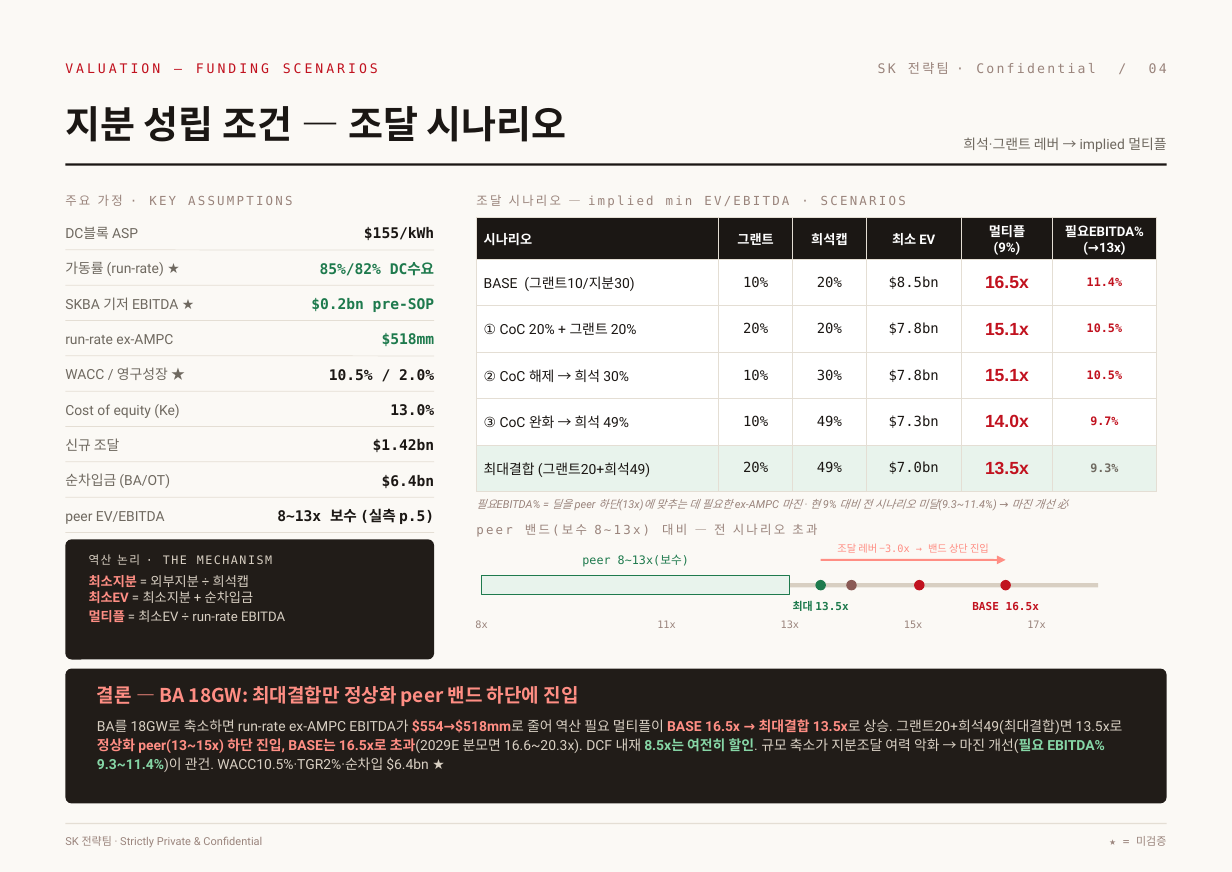
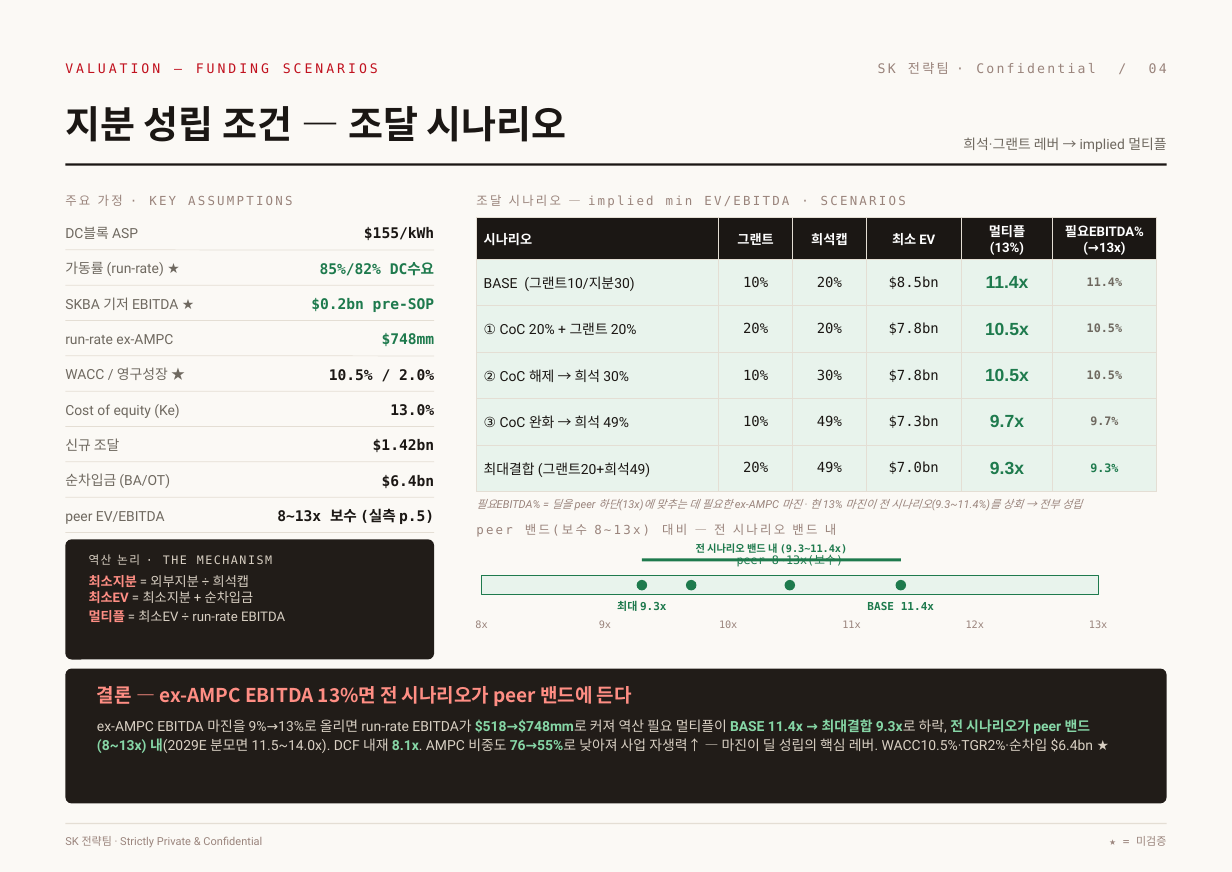
Before and after one commit to ljmcoal-gif/bm-x7k2, a slide deck: slide 4 of sk_valuation_project/output/SK_Funding_v3_editable.pptx. Drawn at 1232x872 pixels with LibreOffice and Linux fonts; fonts in the diff are those of the drawing. Boxes give left, top, right and bottom in pixels: in the first picture for what was removed or moved away, otherwise in the second. Text is boxed around its words. In the diff, an @@ line names an element or a change of style, - is before the commit and + after.

```diff
--- a/sk_valuation_project/output/SK_Funding_v3_editable.pptx
+++ b/sk_valuation_project/output/SK_Funding_v3_editable.pptx
@@ table at <box>476,217,1156,481</box> @@
-row 1, column 5: 멀티플 / (9%)
+row 1, column 5: 멀티플 / (13%)
-row 2, column 5: 16.5x
+row 2, column 5: 11.4x
-row 3, column 5: 15.1x
+row 3, column 5: 10.5x
-row 4, column 5: 15.1x
+row 4, column 5: 10.5x
-row 5, column 5: 14.0x
+row 5, column 5: 9.7x
-row 6, column 5: 13.5x
+row 6, column 5: 9.3x
@@ fill #FFFFFF to #E8F3EC in 24 cells @@
@@ text colour #C1121F to #6F6960 in "11.4%", "10.5%", "10.5%", "9.7%" @@
@@ text colour #6F6960 to #1E7A4D in "9.3%" @@
@@ text at <box>382,333,435,346</box>: text changed @@
-$518mm
+$748mm
@@ text at <box>476,499,1082,510</box>: text changed @@
-필요EBITDA% = 딜을 peer 하단(13x)에 맞추는 데 필요한 ex-AMPC 마진 · 현 9% 대비 전 시나리오 미달(9.3~11.4%) → 마진 개선 必
+필요EBITDA% = 딜을 peer 하단(13x)에 맞추는 데 필요한 ex-AMPC 마진 · 현 13% 마진이 전 시나리오(9.3~11.4%)를 상회 → 전부 성립
@@ text at <box>476,524,836,537</box>: text changed @@
-peer 밴드(보수 8~13x) 대비 — 전 시나리오 초과
+peer 밴드(보수 8~13x) 대비 — 전 시나리오 밴드 내
@@ text "peer 8~13x(보수)": place and size @@
-text "peer 8~13x(보수)" at <box>582,555,689,567</box>
+text "peer 8~13x(보수)" at <box>737,555,843,567</box>
@@ arrow moved from (821, 560) - (1005, 560) to (642, 560) - (901, 560) @@
@@ arrow (642, 560) - (901, 560): arrow to line; stroke #FF8E84 1.25 pt to #1E7A4D 2 pt @@
@@ text at <box>696,543,847,556</box>: text changed; text colour #FF8E84 to #1E7A4D; bold on @@
-조달 레버 −3.0x → 밴드 상단 진입
+전 시나리오 밴드 내 (9.3~11.4x)
@@ rectangle: place and size @@
-rectangle at <box>482,575,789,594</box>
+rectangle at <box>482,575,1098,594</box>
@@ ellipse: place and size @@
-ellipse at <box>816,580,826,590</box>
+ellipse at <box>637,580,647,590</box>
@@ ellipse: place and size @@
-ellipse at <box>846,580,857,590</box>
+ellipse at <box>686,580,697,590</box>
@@ ellipse at <box>686,580,697,590</box>: fill #8A5A55 to #1E7A4D @@
@@ ellipse at <box>785,580,796,590</box>: fill #C1121F to #1E7A4D @@
@@ ellipse: place and size @@
-ellipse at <box>914,580,924,590</box>
+ellipse at <box>785,580,796,590</box>
@@ ellipse: place and size @@
-ellipse at <box>1000,580,1011,590</box>
+ellipse at <box>896,580,906,590</box>
@@ ellipse at <box>896,580,906,590</box>: fill #C1121F to #1E7A4D @@
@@ text added at <box>599,620,611,628</box>, 7 pt, text #9A847C @@
+9x
@@ text at <box>617,600,667,611</box>: text changed @@
-최대 13.5x
+최대 9.3x
@@ text added at <box>719,620,737,628</box>, 7 pt, text #9A847C @@
+10x
@@ text "11x": place and size @@
-text "11x" at <box>657,620,675,628</box>
+text "11x" at <box>842,620,860,628</box>
@@ text at <box>867,602,934,610</box>: text changed; text colour #C1121F to #1E7A4D @@
-BASE 16.5x
+BASE 11.4x
@@ text removed at <box>904,620,922,628</box> @@
-15x
@@ text at <box>966,620,984,628</box>: text changed @@
-17x
+12x
@@ text "13x": place and size @@
-text "13x" at <box>781,620,799,628</box>
+text "13x" at <box>1089,620,1107,628</box>
@@ text at <box>97,686,632,706</box>: text changed; size 9.5 to 13 pt; font Roboto to Noto Sans CJK KR; text colour #D8CFC2 to #FF8E84; bold on @@
-BA를 18GW로 축소하면 run-rate ex-AMPC EBITDA가 $554→$518mm로 줄어 역산 필요 멀티플이 BASE 16.5x → 최대결합 13.5x로 상승. 그랜트20+희석49(최대결합)면 13.5x로 정상화 peer(13~15x) 하단 진입, BASE는 16.5x로 초과(2029E 분모면 16.6~20.3x). DCF 내재 8.5x는 여전히 할인. 규모 축소가 지분조달 여력 악화 → 마진 개선(필요 EBITDA% 9.3~11.4%)이 관건. WACC10.5%·TGR2%·순차입 $6.4bn ★
+결론 — ex-AMPC EBITDA 13%면 전 시나리오가 peer 밴드에 든다
@@ text "결론 — ex-AMPC EBITDA 13%면 ..." at <box>97,686,632,706</box>: vertical alignment top to middle @@
@@ text removed at <box>97,686,579,706</box> @@
-결론 — BA 18GW: 최대결합만 정상화 peer 밴드 하단에 진입
@@ text added at <box>97,719,1093,753</box>, 9.5 pt, text #D8CFC2 @@
+ex-AMPC EBITDA 마진을 9%→13%로 올리면 run-rate EBITDA가 $518→$748mm로 커져 역산 필요 멀티플이 BASE 11.4x → 최대결합 9.3x로 하락, 전 시나리오가 peer 밴드(8~13x) 내(2029E 분모면 11.5~14.0x). DCF 내재 8.1x. AMPC 비중도 76→55%로 낮아져 사업 자생력↑ — 마진이 딜 성립의 핵심 레버. WACC10.5%·TGR2%·순차입 $6.4bn ★
```
Also in this commit, not shown: 2 other slides changed, 6 other files.
